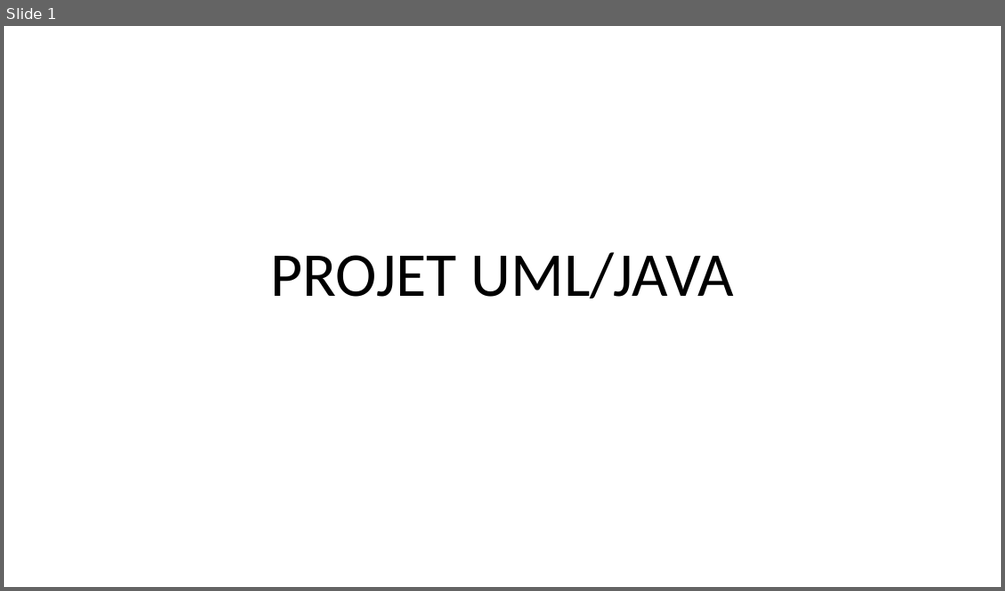
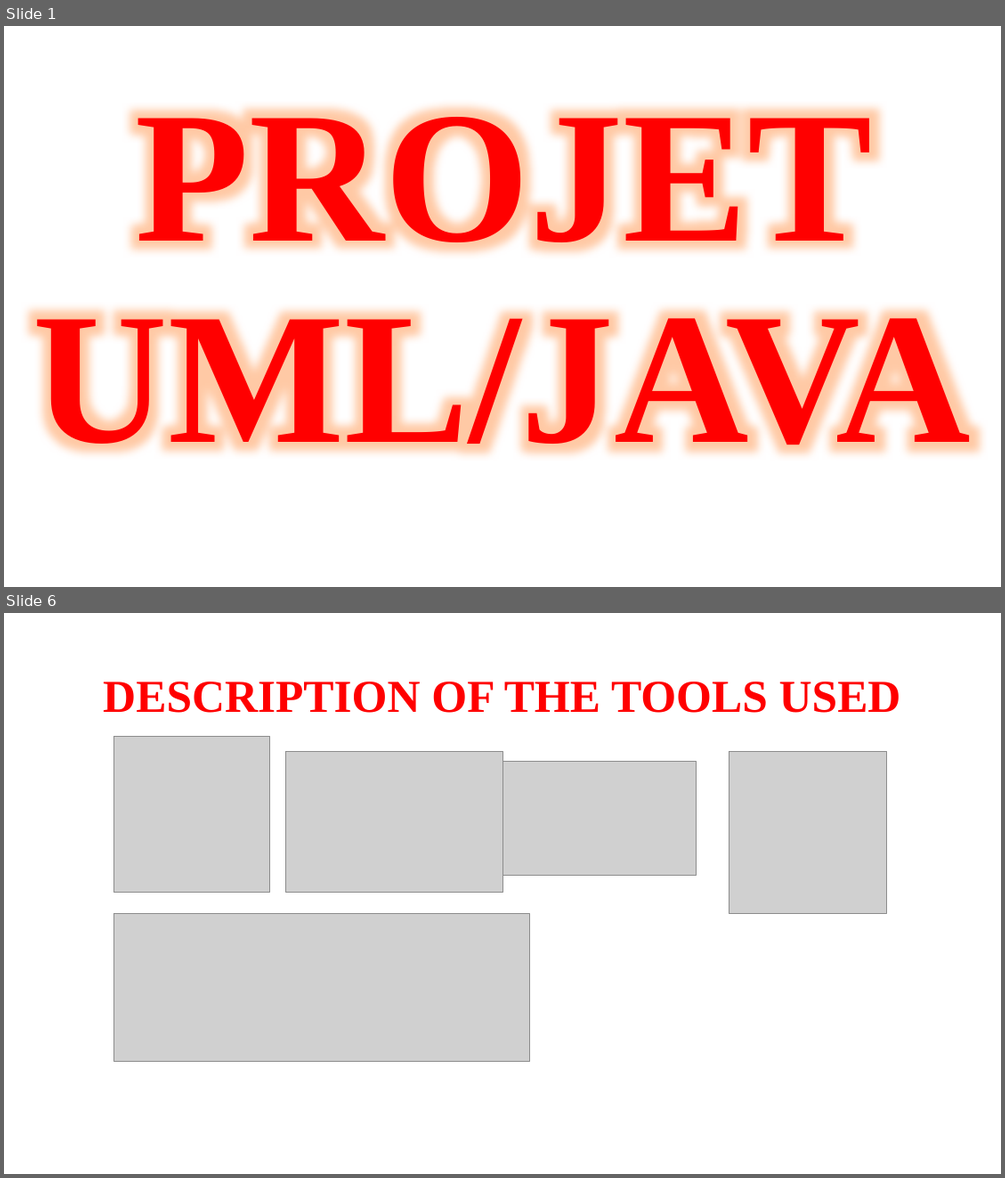
Before and after one commit to NGUESSIE-FABIOLA/BoulderDash, a slide deck: masterpom/PROJET UML.pptx. Shown one above the other, each under a label of ours: slide 1 before the commit, slides 1 and 6 after it; the slides between them are not shown. The pictures are 1005x591 and 1005x1178 pixels, drawn with LibreOffice and Linux fonts; fonts in the diff are those of the drawing; grey boxes stand for pictures. Boxes give left, top, right and bottom in pixels: in the first picture for what was removed or moved away, otherwise in the second. Text is boxed around its words. In the diff, an @@ line names an element or a change of style, - is before the commit and + after.

```diff
--- a/masterpom/PROJET UML.pptx
+++ b/masterpom/PROJET UML.pptx
@@ slide 6 added at <box>4,613,1001,1174</box>, background #FFFFFF @@
@@ title added at <box>103,682,901,713</box>, 44 pt, text #FF0000, bold @@
+DESCRIPTION OF THE TOOLS USED
@@ picture added at <box>114,737,269,892</box> @@
@@ picture added at <box>286,751,502,892</box> @@
@@ picture added at <box>502,761,696,875</box> @@
@@ picture added at <box>728,751,886,914</box> @@
@@ picture added at <box>114,914,529,1061</box> @@
@@ slide 1 changed as well @@
@@ title "PROJET UML/JAVA": place and size @@
-title "PROJET UML/JAVA" at <box>271,252,734,298</box>
+title "PROJET UML/JAVA" at <box>33,95,971,476</box>
@@ title "PROJET UML/JAVA" at <box>33,95,971,476</box>: size 60 to 180 pt, font Calibri to Times New Roman, text colour #000000 to #FF0000, bold on @@
```
Also in this commit, not shown: 8 other slides added, 4 slides removed.
